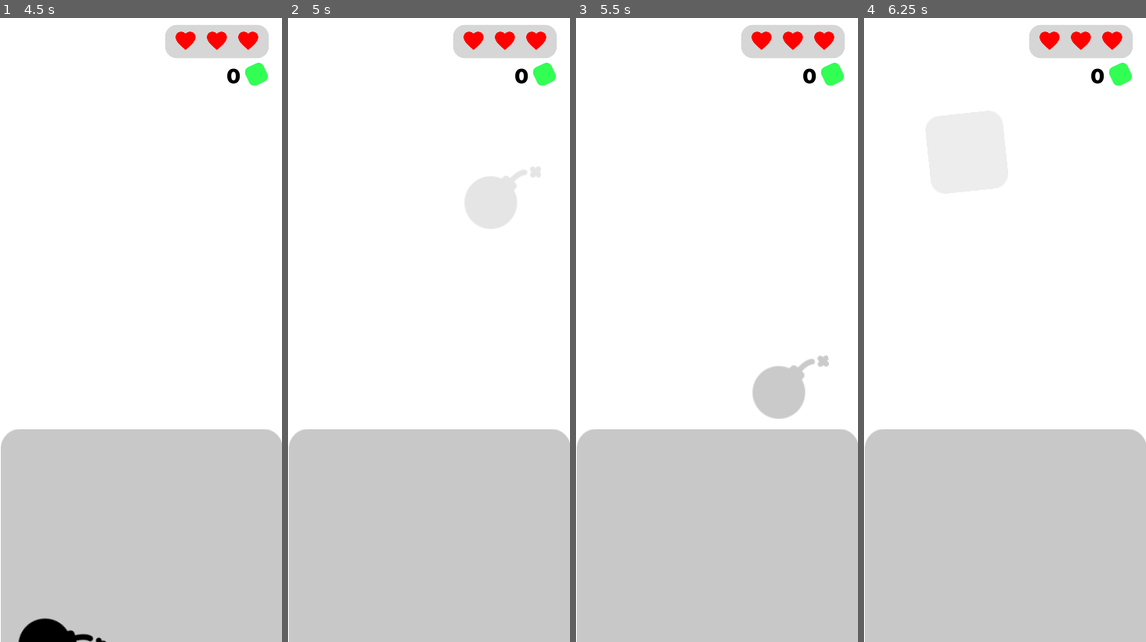
Above: before the commit, frames 1-4 (left to right).
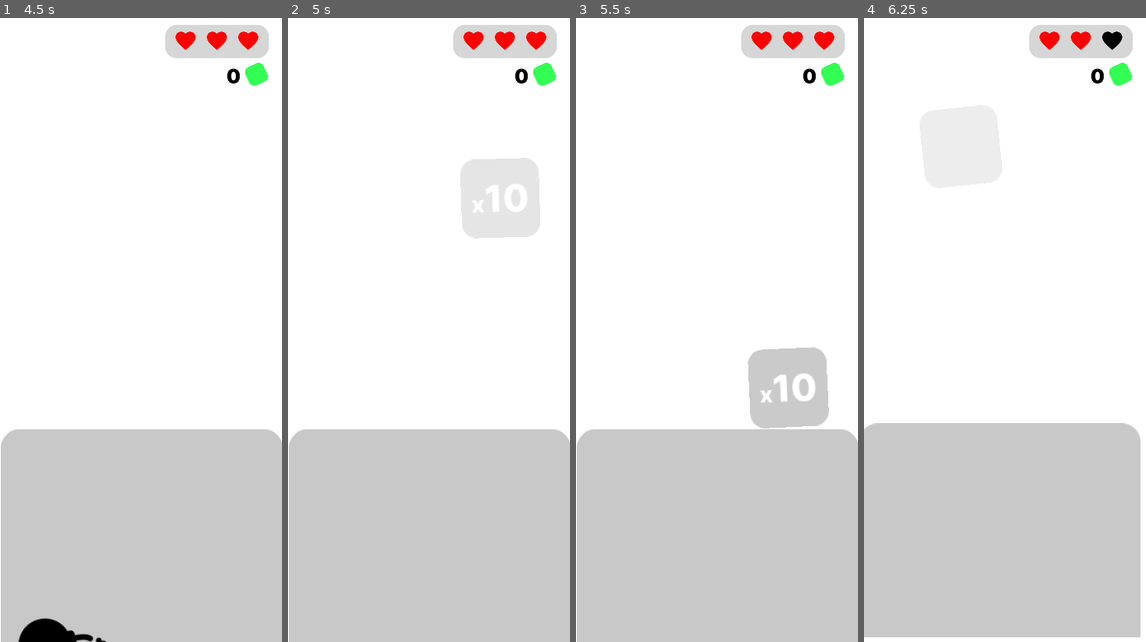
Above: after the commit, the same moments.

Repository: EmilienLeroy/FallingSquare
Game: Godot game, scene res://main.tscn
Two runs of this game, one before a commit and one after it. Both use one fixed random seed, a clock stepped at 60 frames per second and the inputs below.
Inputs (mouse positions are in pixels of both pictures, inside the frame that each line leads up to):
- Up to frame 1 (4.5 s): click (143, 323) at 0.5 s; move the mouse to (203, 298) at 1.27 s; click (203, 298) at 1.42 s; tap Enter at 2 s; move the mouse to (84, 361) at 2.02 s; click (84, 361) at 2.17 s; tap Space at 2.75 s; move the mouse to (50, 61) at 2.77 s; click (50, 61) at 2.92 s; move the mouse to (126, 454) at 3.52 s; click (126, 454) at 3.67 s; move the mouse to (211, 61) at 4.27 s; click (211, 61) at 4.42 s
- Up to frame 2 (5 s): no input
- Up to frame 3 (5.5 s): move the mouse to (632, 236) at 5.02 s; click (632, 236) at 5.17 s
- Up to frame 4 (6.25 s): move the mouse to (965, 67) at 5.77 s; click (965, 67) at 5.92 s

Frame 1 is identical in both runs. In frame 2, 2.0% of the frame differs, in the area x 61-90%, y 22-36%; in frame 3, 2.2%; in frame 4, 2.6%, in the area x 0-100%, y 2-100%.

Commit message:
✨ Add increase combo by 10 item
Close #11

Diff:
--- /dev/null
+++ b/components/multiply.gd
@@ -0,0 +1,4 @@
+extends "res://components/square.gd"
+
+func get_combo():
+	return 10;
--- /dev/null
+++ b/components/multiply.tscn
@@ -0,0 +1,11 @@
+[gd_scene load_steps=4 format=2]
+
+[ext_resource path="res://components/square.tscn" type="PackedScene" id=1]
+[ext_resource path="res://assets/icons/multiply.png" type="Texture" id=2]
+[ext_resource path="res://components/multiply.gd" type="Script" id=3]
+
+[node name="Item" instance=ExtResource( 1 )]
+script = ExtResource( 3 )
+
+[node name="Sprite" parent="." index="0"]
+texture = ExtResource( 2 )
--- a/views/game.gd
+++ b/views/game.gd
@@ -6,6 +6,7 @@
 var Bomb = preload("res://components/bomb.tscn");
 var Restore = preload("res://components/restore.tscn");
 var Reset = preload("res://components/reset.tscn");
+var Multiply = preload("res://components/multiply.tscn");
 
 const DEFAULT_SIZE = 1.2;
 const DEFAULT_TIME = 1.5;
@@ -46,11 +47,14 @@
 func get_random_item():
 	var random_float = randf();
 
-	if random_float < 0.8:
+	if random_float < 0.75:
 		return Square;
 
+	if random_float < 0.85:
+		return Bomb;
+
 	if random_float < 0.9:
-		return Bomb;
+		return Multiply;
 
 	if random_float < 0.95:
 		return Reset;
Binary file added: assets/icons/multiply.png
Not shown, added: assets/icons/multiply.png.import
